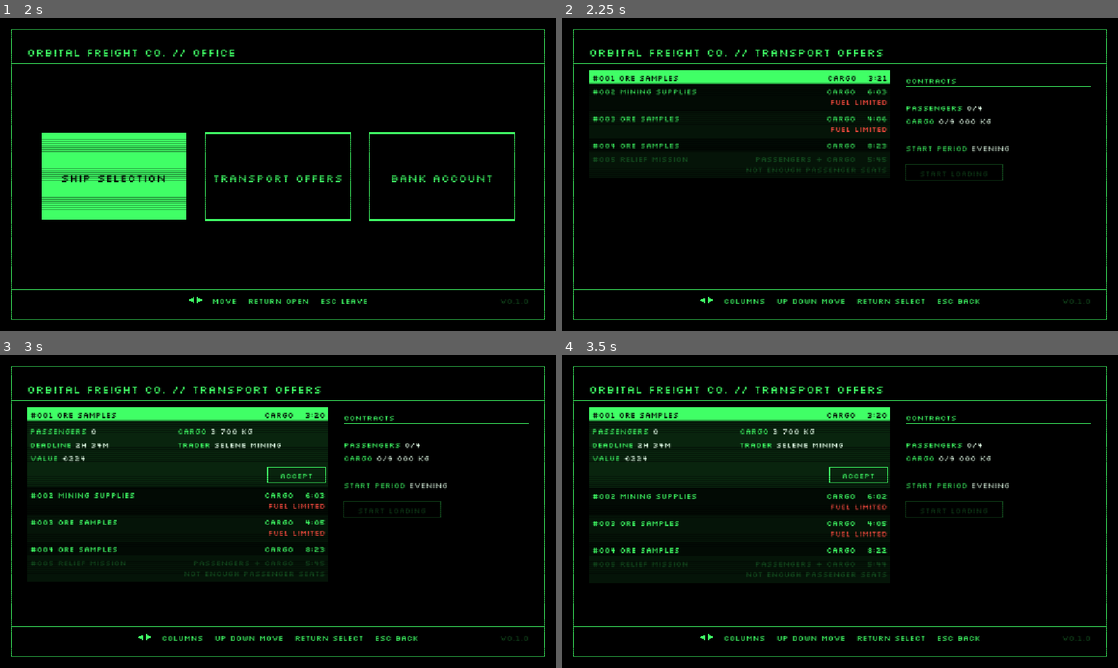
Above: before the commit, frames 1-4 (two rows, left to right).
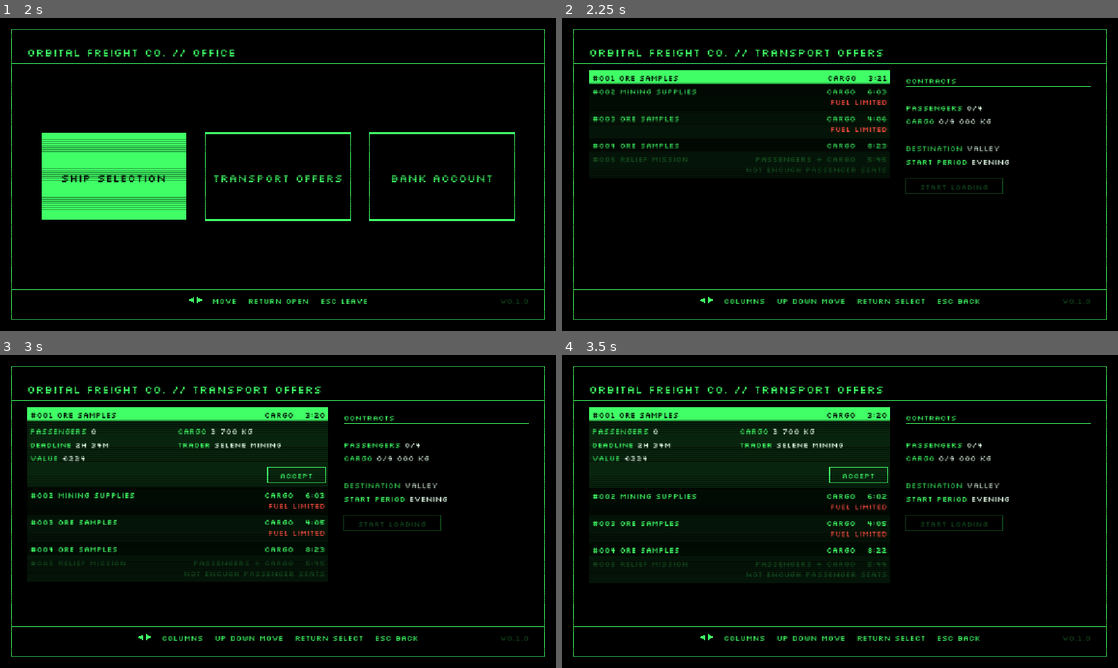
Above: after the commit, the same moments.

Repository: pkopczynski/lunar-lander
Game: Godot game, scene res://main.tscn
The game is run twice, just before and just after one commit, with the same random seed, the same clock (stepped at 60 frames per second) and the same inputs.
Inputs (mouse positions are in pixels of both pictures, inside the frame that each line leads up to):
- Up to frame 1 (2 s): tap Enter (ui_accept) at 0.5, 1.35, 1.52, 1.82 s; move the mouse to (400, 158) at 0.52 s; hold Right (ui_right) 0.53-1.28 s; hold Enter (ui_accept) 0.53-1.28 s; click (400, 158) at 0.67 s; move the mouse to (166, 190) at 1.27 s; hold Down (ui_down) from 1.28 s (still down)
- Up to frame 2 (2.25 s): move the mouse to (895, 105) at 2.02 s; release Down (ui_down) at 2.03 s; hold Right (ui_right) from 2.03 s (still down); hold Enter (ui_accept) from 2.03 s (still down)
- Up to frame 3 (3 s): tap R (restart) at 2.75 s; move the mouse to (250, 574) at 2.77 s; release Right (ui_right) at 2.78 s; release Enter (ui_accept) at 2.78 s; hold Up (ui_up) from 2.78 s (still down); tap Enter (ui_accept) at 2.85 s; click (250, 574) at 2.92 s
- Up to frame 4 (3.5 s): keep holding Up (ui_up); tap Enter (ui_accept) at 3.02, 3.32 s

Frame 1 is identical in both runs. In frame 2, 0.7% of the frame differs, in the area x 61-81%, y 40-57%; in frame 3, 0.7%; in frame 4, 0.7%.

Commit message:
feat: fly missions to the Mine, an open pit with its pad on the pit floor, chosen on a DESTINATION row
Co-Authored-By: Claude Opus 5.5 <noreply@anthropic.com>

Diff:
--- a/location.gd
+++ b/location.gd
@@ -12,8 +12,9 @@
 
 # Named like constants: GDScript can't build objects in a const, so never reassign these.
 static var VALLEY := valley()
+static var MINE := mine()
 # In drift order: the location after the last one is the first.
-static var ALL: Array[Location] = [VALLEY]
+static var ALL: Array[Location] = [VALLEY, MINE]
 
 
 static func valley() -> Location:
@@ -21,3 +22,24 @@
 	location.name = "VALLEY"
 	location.pad_center_x = World.WORLD_WIDTH / 2.0
 	return location
+
+
+# An open pit: stepped benches on both sides down to a pit floor at ground level, wider steps on
+# the left, with the pad off-centre on the floor toward the right. Each side reaches into its
+# mountain and down to the ground's bottom, so the benches read as ground the pit is cut into.
+static func mine() -> Location:
+	var location := Location.new()
+	location.name = "MINE"
+	location.pad_center_x = 1300.0
+	var bottom := World.GROUND_BOTTOM_Y
+	location.terrain = [
+		PackedVector2Array([
+			Vector2(100, 428), Vector2(450, 428), Vector2(450, 488), Vector2(650, 488),
+			Vector2(650, 548), Vector2(850, 548), Vector2(850, bottom), Vector2(100, bottom),
+		]),
+		PackedVector2Array([
+			Vector2(1450, bottom), Vector2(1450, 548), Vector2(1550, 548), Vector2(1550, 488),
+			Vector2(1650, 488), Vector2(1650, 428), Vector2(1900, 428), Vector2(1900, bottom),
+		]),
+	]
+	return location
--- a/main.tscn
+++ b/main.tscn
@@ -31,6 +31,8 @@
 
 [node name="PlanetClock" type="Node" parent="."]
 script = ExtResource("8_planet_clock")
+
+[node name="Terrain" type="StaticBody2D" parent="."]
 
 [node name="Mountains" type="StaticBody2D" parent="."]
 
--- a/office.gd
+++ b/office.gd
@@ -234,12 +234,13 @@
 		after_closing.call())
 
 
-# Loading starts over the flight view once the Terminal is off, and the mission starts in the
-# chosen start period: the local time is re-rolled within it every time.
+# Loading starts over the flight view once the Terminal is off, and the mission starts at the
+# chosen destination in the chosen start period: the local time is re-rolled within it every time.
 func start_loading() -> void:
+	var destination := transport_offers.destination
 	var period := transport_offers.start_period
 	power_off(func() -> void:
-		clock.start_mission(clock.location, period)
+		clock.start_mission(destination, period)
 		economy.start_loading())
 
 
--- a/planet_clock.gd
+++ b/planet_clock.gd
@@ -13,7 +13,7 @@
 enum StartPeriod { NIGHT, MORNING, DAY, EVENING }
 const PERIOD_MINUTES := 360
 
-# The World follows it, moving the pad (and later the terrain).
+# The World follows it, moving the pad and rebuilding the terrain.
 signal location_changed(location: Location)
 
 # The location below the station; change it only through move_to().
--- /dev/null
+++ b/tests/test_mine.gd
@@ -0,0 +1,148 @@
+extends "res://tests/scene_test.gd"
+# The Mine, a second location, and the Transport offers screen's DESTINATION row that takes a
+# mission there.
+
+
+func test_the_destination_row_sits_above_start_period_and_starts_on_the_current_location() -> void:
+	await open_transport_offers()
+	check(offers().mission_lines() == PackedStringArray(["DESTINATION VALLEY", "START PERIOD EVENING"]),
+		"a run starts at the Valley, so the rows should read DESTINATION VALLEY, START PERIOD EVENING, got %s" % offers().mission_lines())
+	await press(&"ui_right")
+	await press(&"ui_up")
+	await press(&"ui_up")
+	check(offers().selected_mission_line() == "DESTINATION", "Up twice from START LOADING should reach DESTINATION")
+	await press(&"ui_up")
+	check(offers().selected_mission_line() == "DESTINATION", "Up should stop at DESTINATION without Contracts")
+
+
+# From START LOADING, Up to the DESTINATION row.
+func up_to_destination() -> void:
+	await press(&"ui_up")
+	await press(&"ui_up")
+
+
+func test_return_cycles_valley_mine_and_wraps_without_moving_the_location() -> void:
+	await open_transport_offers()
+	await press(&"ui_right")
+	await up_to_destination()
+	var seen := PackedStringArray([offers().mission_lines()[0]])
+	for i in 2:
+		await press(&"ui_accept")
+		seen.append(offers().mission_lines()[0])
+	check(seen == PackedStringArray(["DESTINATION VALLEY", "DESTINATION MINE", "DESTINATION VALLEY"]),
+		"Return should cycle the destination and wrap, got %s" % seen)
+	await press(&"ui_accept")
+	check(office().showing and economy().phase == Economy.Phase.NONE, "Return on the row shouldn't start loading")
+	check(world().location == Location.VALLEY, "only START LOADING should apply the destination")
+
+
+# Accepts a passenger offer, picks the Mine on the DESTINATION row and presses START LOADING.
+func start_loading_at_the_mine() -> void:
+	var offer := known_offer(1, 0.0)
+	economy().put_offer(offer)
+	await open_transport_offers()
+	await accept(offer)
+	await press(&"ui_right")
+	await up_to_destination()
+	await press(&"ui_accept")
+	check(offers().mission_lines()[0] == "DESTINATION MINE", "Return should pick the Mine")
+	await press(&"ui_down")
+	await press(&"ui_down")
+	await press(&"ui_accept")
+	await wait_for_terminal()
+	check(economy().phase == Economy.Phase.LOADING, "START LOADING should start loading")
+
+
+func test_start_loading_with_the_mine_takes_the_surface_there() -> void:
+	await start_loading_at_the_mine()
+	check(world().location == Location.MINE, "START LOADING with MINE should make the Mine the location")
+	check(hud().clock_text().begins_with("MINE  "), "the HUD should show MINE  HH:MM, got '%s'" % hud().clock_text())
+	check_near(pad_visual_center_x(), Location.MINE.pad_center_x, 0.01, "the drawn pad should be at the Mine's pad")
+	check(absf(Location.MINE.pad_center_x - Location.VALLEY.pad_center_x) > Lander.PAD_WIDTH,
+		"the Mine's pad should be away from where the Valley's is")
+
+
+# Flies straight down from above the benches, thrusting whenever the ship sinks faster than a
+# gentle speed, until it touches down or the time runs out.
+func descend_from(start: Vector2) -> void:
+	place(start)
+	for i in roundi(20.0 * PHYSICS_FPS):
+		if lander().state != Lander.State.FLYING:
+			break
+		if lander().velocity.y > 30.0:
+			hold(&"ui_up")
+		else:
+			release(&"ui_up")
+		await frames(1)
+	release(&"ui_up")
+	await seconds(0.5)
+
+
+func test_every_ship_type_can_fly_down_into_the_pit_and_land_on_the_mines_pad() -> void:
+	for type: ShipType in ShipType.ALL:
+		await choose_ship(type)
+		clock().move_to(Location.MINE)
+		raise_to_maximum_weight()
+		await descend_from(Vector2(pad_x(), 300.0))
+		check(lander().state == Lander.State.LANDED,
+			"the %s should land on the Mine's pad at its Maximum weight, says %s" % [type.name, message()])
+		check_near(lander().position.x, pad_x(), 1.0, "the %s's x after flying down" % type.name)
+		await restart()
+
+
+func test_touching_down_on_the_pit_floor_where_the_valleys_pad_would_be_crashes() -> void:
+	await choose_ship()
+	clock().move_to(Location.MINE)
+	place(Vector2(Location.VALLEY.pad_center_x, 580), Vector2(0, 20))
+	await seconds(1.0)
+	check(message().begins_with("Crashed"),
+		"the Valley's pad spot isn't the Mine's pad, so touching down there should crash, got %s" % message())
+
+
+func test_touching_a_bench_crashes_and_the_valley_has_no_benches() -> void:
+	await choose_ship()
+	clock().move_to(Location.MINE)
+	# Gently onto the middle left bench, whose top is at y 488.
+	place(Vector2(550, 440), Vector2(0, 20))
+	await seconds(1.5)
+	check(message().begins_with("Crashed"), "touching a bench should crash, got %s" % message())
+	clock().move_to(Location.VALLEY)
+	# Where the bench was, at the Mine.
+	place(Vector2(550, 520))
+	await frames(10)
+	check(lander().state == Lander.State.FLYING, "back at the Valley the benches should be gone, says %s" % message())
+
+
+func test_the_debug_pad_shortcut_puts_the_ship_on_the_mines_pad() -> void:
+	await choose_ship(ShipType.MULE)
+	clock().move_to(Location.MINE)
+	place(Vector2(1000, 100))
+	await press(&"restart")
+	await seconds(1.0)
+	check(lander().state == Lander.State.LANDED, "R at the Mine should land the ship and keep it landed, says %s" % message())
+	check_near(lander().position.x, Location.MINE.pad_center_x, 0.5, "x at the Mine's pad centre")
+
+
+func test_landing_on_the_mines_pad_while_delivering_starts_unloading() -> void:
+	await start_loading_at_the_mine()
+	await seconds(4.5)
+	check(economy().phase == Economy.Phase.DELIVERING, "loading should have finished")
+	place(Vector2(pad_x(), 580), Vector2(0, 20))
+	await seconds(0.5)
+	check(lander().state == Lander.State.LANDED, "touching down on the Mine's pad should land, says %s" % message())
+	check(economy().phase == Economy.Phase.UNLOADING, "landing on the Mine's pad should start unloading")
+
+
+func test_the_benches_dim_at_night_and_the_pad_doesnt() -> void:
+	await choose_ship()
+	clock().move_to(Location.MINE)
+	var bench: Polygon2D = null
+	for child in main().get_node("Terrain").get_children():
+		if child is Polygon2D:
+			bench = child
+	check(bench != null, "the Mine's benches should be drawn")
+	clock().minutes = 2 * 60 + 0.5
+	await frames(2)
+	var pad: Polygon2D = main().get_node("Ground/Pad")
+	check(shown_color(bench).v < bench.color.v * 0.8, "the benches should dim at night, shown %s" % shown_color(bench))
+	check(shown_color(pad) == pad.color, "the pad shouldn't dim, shown %s" % shown_color(pad))
--- a/tests/test_remove_contract.gd
+++ b/tests/test_remove_contract.gd
@@ -11,19 +11,22 @@
 	await press(&"ui_right")
 
 
-# From START LOADING, Up past START PERIOD to the last Contract.
+# From START LOADING, Up past START PERIOD and DESTINATION to the last Contract.
 func up_to_last_contract() -> void:
+	await press(&"ui_up")
 	await press(&"ui_up")
 	await press(&"ui_up")
 
 
-func test_up_and_down_select_each_contract_then_start_period_and_start_loading() -> void:
+func test_up_and_down_select_each_contract_then_the_mission_rows_and_start_loading() -> void:
 	var first := known_offer(1, 0.0)
 	var second := known_offer(0, 1000.0)
 	await accept_and_focus_contracts([first, second])
 	check(offers().on_start_loading(), "Right should land on START LOADING")
 	await press(&"ui_up")
 	check(offers().selected_mission_line() == "START PERIOD", "Up should select START PERIOD")
+	await press(&"ui_up")
+	check(offers().selected_mission_line() == "DESTINATION", "Up again should select DESTINATION")
 	await press(&"ui_up")
 	check(offers().selected_contract() == second, "Up again should select the last Contract")
 	await press(&"ui_up")
@@ -32,7 +35,9 @@
 	check(offers().selected_contract() == first, "Up should stop at the first Contract")
 	await press(&"ui_down")
 	await press(&"ui_down")
-	check(offers().selected_mission_line() == "START PERIOD", "Down should reach START PERIOD after the Contracts")
+	check(offers().selected_mission_line() == "DESTINATION", "Down should reach DESTINATION after the Contracts")
+	await press(&"ui_down")
+	check(offers().selected_mission_line() == "START PERIOD", "Down should reach START PERIOD after DESTINATION")
 	await press(&"ui_down")
 	check(offers().on_start_loading(), "Down should reach START LOADING after START PERIOD")
 	await press(&"ui_down")
--- a/tests/test_start_period.gd
+++ b/tests/test_start_period.gd
@@ -9,14 +9,15 @@
 
 func test_the_start_period_row_sits_above_start_loading_and_is_reachable_without_contracts() -> void:
 	await open_transport_offers()
-	check(offers().mission_lines() == PackedStringArray(["START PERIOD EVENING"]),
+	check(offers().mission_lines()[1] == "START PERIOD EVENING",
 		"a run starts in the Evening, so the row should read START PERIOD EVENING, got %s" % offers().mission_lines())
 	await press(&"ui_right")
 	check(offers().on_start_loading(), "Right should land on START LOADING")
 	await press(&"ui_up")
 	check(offers().selected_mission_line() == "START PERIOD", "Up from START LOADING should reach START PERIOD")
 	await press(&"ui_up")
-	check(offers().selected_mission_line() == "START PERIOD", "Up should stop at START PERIOD without Contracts")
+	check(offers().selected_mission_line() == "DESTINATION", "Up from START PERIOD should reach DESTINATION")
+	await press(&"ui_down")
 	await press(&"ui_down")
 	check(offers().on_start_loading(), "Down should go back to START LOADING")
 	await press(&"ui_down")
@@ -27,10 +28,10 @@
 	await open_transport_offers()
 	await press(&"ui_right")
 	await press(&"ui_up")
-	var seen := PackedStringArray([offers().mission_lines()[0]])
+	var seen := PackedStringArray([offers().mission_lines()[1]])
 	for i in 4:
 		await press(&"ui_accept")
-		seen.append(offers().mission_lines()[0])
+		seen.append(offers().mission_lines()[1])
 	check(seen == PackedStringArray(["START PERIOD EVENING", "START PERIOD NIGHT", "START PERIOD MORNING",
 		"START PERIOD DAY", "START PERIOD EVENING"]), "Return should cycle the period and wrap, got %s" % seen)
 	check(office().showing and economy().phase == Economy.Phase.NONE, "Return on the row shouldn't start loading")
@@ -45,7 +46,10 @@
 	await press(&"ui_up")
 	check(offers().selected_mission_line() == "START PERIOD", "Up from START LOADING should reach START PERIOD first")
 	await press(&"ui_up")
-	check(offers().selected_contract() == offer, "Up from START PERIOD should reach the Contract")
+	check(offers().selected_mission_line() == "DESTINATION", "Up from START PERIOD should reach DESTINATION")
+	await press(&"ui_up")
+	check(offers().selected_contract() == offer, "Up from DESTINATION should reach the Contract")
+	await press(&"ui_down")
 	await press(&"ui_down")
 	check(offers().selected_mission_line() == "START PERIOD", "Down from the Contract should reach START PERIOD")
 	await press(&"ui_down")
@@ -80,7 +84,7 @@
 		set_time(time[0], time[1])
 		await enter_the_office()
 		await open_transport_offers()
-		check(offers().mission_lines() == PackedStringArray(["START PERIOD " + time[2]]),
+		check(offers().mission_lines()[1] == "START PERIOD " + time[2],
 			"opened at %02d:%02d, the row should read START PERIOD %s, got %s" % [time[0], time[1], time[2], offers().mission_lines()])
 		# A changed row starts over on the next opening.
 		await press(&"ui_right")
@@ -98,7 +102,7 @@
 	await press(&"ui_up")
 	await press(&"ui_accept")
 	await press(&"ui_accept")
-	check(offers().mission_lines()[0] != "START PERIOD EVENING", "Return should change the row")
+	check(offers().mission_lines()[1] != "START PERIOD EVENING", "Return should change the row")
 	await leave_the_office()
 	check(hud().clock_text() == "VALLEY  14:00", "leaving the Office without loading should keep the time, got '%s'" % hud().clock_text())
 
@@ -112,10 +116,10 @@
 	await press(&"ui_right")
 	await press(&"ui_up")
 	for i in 4:
-		if offers().mission_lines()[0] == "START PERIOD " + period:
+		if offers().mission_lines()[1] == "START PERIOD " + period:
 			break
 		await press(&"ui_accept")
-	check(offers().mission_lines()[0] == "START PERIOD " + period, "Return should reach %s" % period)
+	check(offers().mission_lines()[1] == "START PERIOD " + period, "Return should reach %s" % period)
 	await press(&"ui_down")
 	await press(&"ui_accept")
 	await wait_for_terminal()
--- a/transport_offers_screen.gd
+++ b/transport_offers_screen.gd
@@ -27,6 +27,7 @@
 const FUEL_LIMITED_LABEL := "FUEL LIMITED:"
 const FUEL_LIMITED_NOTE := "FUEL LIMITED"
 const START_LOADING_TEXT := "START LOADING"
+const DESTINATION_LABEL := "DESTINATION"
 const START_PERIOD_LABEL := "START PERIOD"
 const REMOVE_TEXT := "X"
 const KG_SUFFIX := " KG"
@@ -42,7 +43,8 @@
 var list: ExpandableList
 # The offer whose ARE YOU SURE? is showing, if any.
 var accepting: TransportOffer
-# The start period START LOADING passes to the planet clock.
+# The destination and start period START LOADING passes to the planet clock.
+var destination := Location.VALLEY
 var start_period := PlanetClock.StartPeriod.EVENING
 # The Contracts column's cursor, walking its stops top to bottom: each Contract, each mission
 # row, then START LOADING.
@@ -136,15 +138,18 @@
 	cursor = start_loading_stop() if economy.contracts.is_empty() else mini(cursor, economy.contracts.size() - 1)
 
 
-# Each time the Office opens, the mission rows start on the here and now: the start
-# period holding the current local time.
+# Each time the Office opens, the mission rows start on the here and now: the current
+# location and the start period holding the current local time.
 func reset_mission_rows(clock: PlanetClock) -> void:
+	destination = clock.location
 	start_period = clock.start_period()
 
 
 # Return on a mission row: its next value, wrapping.
 func cycle_mission_row(row: int) -> void:
 	match mission_parts()[row][0]:
+		DESTINATION_LABEL:
+			destination = Location.ALL[posmod(Location.ALL.find(destination) + 1, Location.ALL.size())]
 		START_PERIOD_LABEL:
 			start_period = posmod(start_period + 1, PlanetClock.StartPeriod.size()) as PlanetClock.StartPeriod
 
@@ -196,7 +201,7 @@
 	return focus == Column.CONTRACTS and selected_contract() == null and selected_mission_row() == -1
 
 
-# The mission rows between the summary and START LOADING, e.g. START PERIOD MORNING.
+# The mission rows between the summary and START LOADING, e.g. DESTINATION MINE.
 func mission_lines() -> PackedStringArray:
 	var lines := PackedStringArray()
 	for part in mission_parts():
@@ -207,7 +212,7 @@
 # The mission rows as [label, value], top to bottom: what START LOADING passes to the planet
 # clock.
 func mission_parts() -> Array[Array]:
-	return [[START_PERIOD_LABEL, PlanetClock.StartPeriod.keys()[start_period]]]
+	return [[DESTINATION_LABEL, destination.name], [START_PERIOD_LABEL, PlanetClock.StartPeriod.keys()[start_period]]]
 
 
 # The notice showing, such as OFFER EXPIRED, or "".
--- a/world.gd
+++ b/world.gd
@@ -17,6 +17,8 @@
 	Vector2(170, 460), Vector2(230, 500), Vector2(210, 550), Vector2(250, 600), Vector2(250, 640),
 ]
 const MOUNTAIN_COLOR := Color(0.35, 0.33, 0.33)
+# A location's terrain, such as the Mine's benches: warmer than the ground, like cut rock.
+const TERRAIN_COLOR := Color(0.52, 0.45, 0.38)
 
 # The Backdrop: two Tatra-like ridges behind the surface, no collision. Only the
 # top edge is listed; each ridge closes down to the ground bottom. Most of it
@@ -74,6 +76,7 @@
 var star_alphas := PackedFloat32Array()
 
 @onready var mountains: StaticBody2D = $Mountains
+@onready var terrain: StaticBody2D = $Terrain
 @onready var pad: Polygon2D = $Ground/Pad
 @onready var clock: PlanetClock = $PlanetClock
 
@@ -131,9 +134,21 @@
 	visual.self_modulate = Color.WHITE.darkened(sky.darkness)
 
 
-# Moves the surface to the clock's new location, with its pad.
+# Moves the surface to the clock's new location: its pad, and its terrain built afresh.
 func show_location(to: Location) -> void:
 	pad.position.x = to.pad_center_x - pad.get_parent().position.x
+	for child in terrain.get_children():
+		terrain.remove_child(child)
+		child.queue_free()
+	for outline in to.terrain:
+		var shape := CollisionPolygon2D.new()
+		shape.polygon = outline
+		terrain.add_child(shape)
+		var visual := Polygon2D.new()
+		visual.polygon = outline
+		visual.color = TERRAIN_COLOR
+		terrain.add_child(visual)
+		add_scenery(visual)
 
 
 func build_mountain(outline: PackedVector2Array) -> void:
